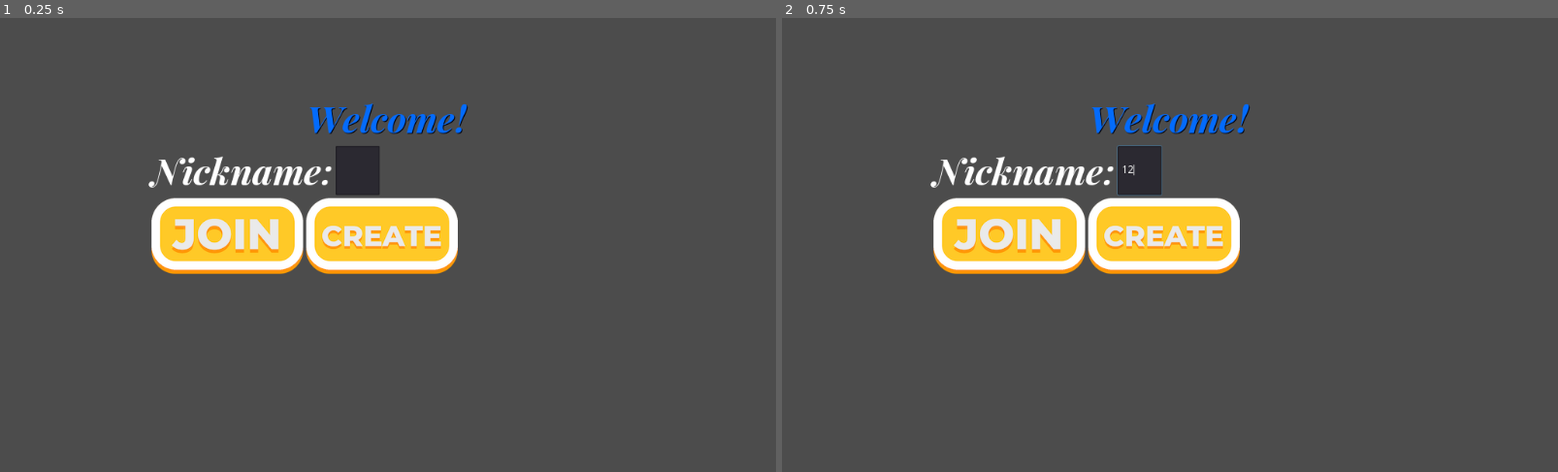
Above: before the commit, frames 1-2 (left to right).
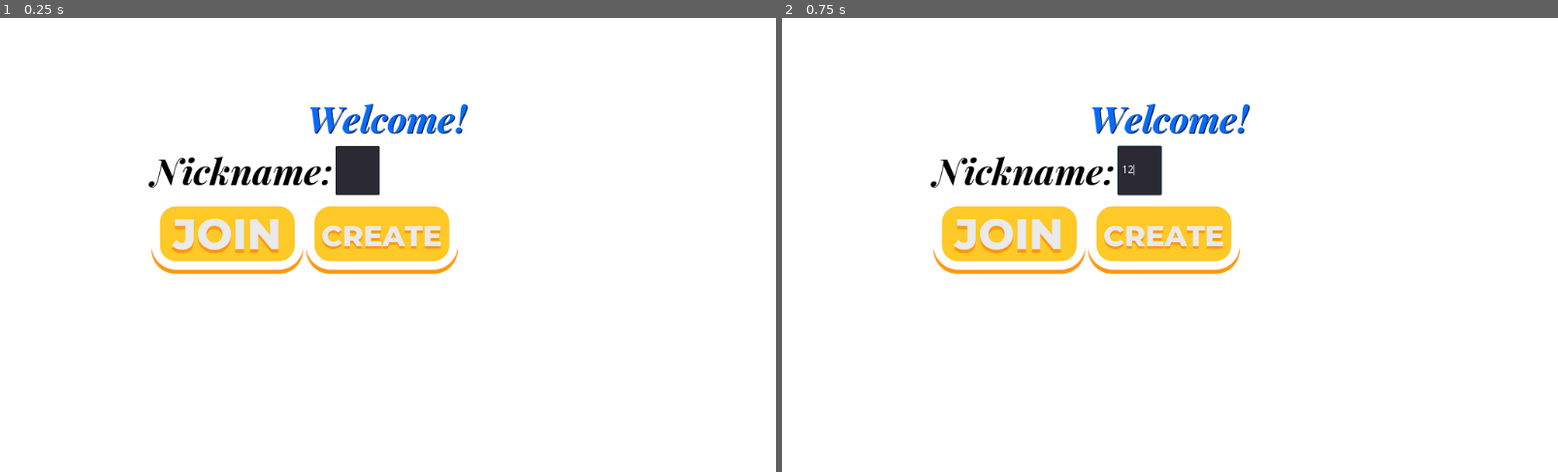
Above: after the commit, the same moments.

Repository: MonkeyTrouble-Studios/Game1
Game: Godot game, scene res://interface/Menu.tscn
The game is run twice, just before and just after one commit, with the same random seed, the same clock (stepped at 60 frames per second) and the same inputs. Before the commit the project has no main scene; this scene is started directly in both runs.
Inputs (mouse positions are in pixels of both pictures, inside the frame that each line leads up to):
- Up to frame 1 (0.25 s): no input
- Up to frame 2 (0.75 s): click (1138, 172) at 0.52 s; type "12" at 0.6 s

The runs differ from the first frame. In frame 1, 93% of the frame differs, in the area x 0-100%, y 0-100%; in frame 2, 93%.
Error before the commit: Parse Error: The identifier "Network" isn't declared in the current scope. (res://interface/Menu.gd:11)

Commit message:
added player, game, sprite animation

Diff:
--- /dev/null
+++ b/onlinegame/Game.gd
@@ -0,0 +1,20 @@
+extends Node
+var Network
+
+func _ready():
+	get_tree().connect('network_peer_disconnected', self, '_on_player_disconnected')
+	get_tree().connect('server_disconnected', self, '_on_server_disconnected')
+
+	var new_player = preload('res://player/Player.tscn').instance()
+	new_player.name = str(get_tree().get_network_unique_id())
+	new_player.set_network_master(get_tree().get_network_unique_id())
+	add_child(new_player)
+	var info = Network.self_data
+	new_player.init(info.name, info.position, false)
+
+func _on_player_disconnected(id):
+	get_node(str(id)).queue_free()
+
+func _on_server_disconnected():
+	print("Returning to lobby")
+	get_tree().change_scene('res://interface/Menu.tscn')
--- /dev/null
+++ b/onlinegame/Game.tscn
@@ -0,0 +1,6 @@
+[gd_scene load_steps=2 format=2]
+
+[ext_resource path="res://Game.gd" type="Script" id=1]
+
+[node name="Game" type="Node"]
+script = ExtResource( 1 )
--- a/onlinegame/interface/Menu.gd
+++ b/onlinegame/interface/Menu.gd
@@ -1,5 +1,6 @@
 extends Control
 
+var Network
 var _player_name = ""
 
 func _on_TextField_text_changed(new_text):
@@ -19,7 +20,3 @@
 
 func _load_game():
 	get_tree().change_scene('res://Game.tscn')
-
-
-func _on_LineEdit_text_changed(new_text):
-	_player_name = new_text
--- a/onlinegame/interface/Menu.tscn
+++ b/onlinegame/interface/Menu.tscn
@@ -45,6 +45,7 @@
 margin_right = 239.0
 margin_bottom = 65.0
 custom_fonts/font = ExtResource( 2 )
+custom_colors/font_color = Color( 0, 0, 0, 1 )
 text = "Nickname:"
 align = 1
 
@@ -70,3 +71,6 @@
 margin_bottom = 100.0
 texture_normal = ExtResource( 6 )
 texture_pressed = ExtResource( 5 )
+[connection signal="text_changed" from="VBoxContainer/HBoxContainer/LineEdit" to="." method="_on_TextField_text_changed"]
+[connection signal="pressed" from="VBoxContainer/HBoxContainer2/Join" to="." method="_on_JoinButton_pressed"]
+[connection signal="pressed" from="VBoxContainer/HBoxContainer2/Create" to="." method="_on_CreateButton_pressed"]
--- a/onlinegame/interface/fonts/PlayfairBI48.tres
+++ b/onlinegame/interface/fonts/PlayfairBI48.tres
@@ -4,4 +4,5 @@
 
 [resource]
 size = 48
+outline_color = Color( 0.968627, 0.0117647, 0.0117647, 1 )
 font_data = ExtResource( 1 )
--- /dev/null
+++ b/onlinegame/player/Player.gd
@@ -0,0 +1,96 @@
+extends KinematicBody2D
+
+var Network
+const MOVE_SPEED = 10.0
+const MAX_HP = 100
+
+enum MoveDirection { UP, DOWN, LEFT, RIGHT, NONE }
+
+puppet var puppet_position = Vector2()
+puppet var puppet_movement = MoveDirection.NONE
+
+var health_points = MAX_HP
+
+func _ready():
+	_update_health_bar()
+
+func _physics_process(delta):
+	var direction = MoveDirection.NONE
+	if is_network_master():
+		if Input.is_action_pressed('left'):
+			direction = MoveDirection.LEFT
+		elif Input.is_action_pressed('right'):
+			$Sprite/AnimationPlayer.play("LeftToRight")
+			direction = MoveDirection.RIGHT
+		elif Input.is_action_pressed('up'):
+			direction = MoveDirection.UP
+		elif Input.is_action_pressed('down'):
+			direction = MoveDirection.DOWN
+
+		rset_unreliable('puppet_position', position)
+		rset('puppet_movement', direction)
+		_move(direction)
+	else:
+		_move(puppet_movement)
+		position = puppet_position
+
+	if get_tree().is_network_server():
+		Network.update_position(int(name), position)
+
+func _move(direction):
+	match direction:
+		MoveDirection.NONE:
+			return
+		MoveDirection.UP:
+			move_and_collide(Vector2(0, -MOVE_SPEED))
+		MoveDirection.DOWN:
+			move_and_collide(Vector2(0, MOVE_SPEED))
+		MoveDirection.LEFT:
+			move_and_collide(Vector2(-MOVE_SPEED, 0))
+			_rifle_left()
+		MoveDirection.RIGHT:
+			move_and_collide(Vector2(MOVE_SPEED, 0))
+			_rifle_right()
+
+func _rifle_right():
+	$Rifle.position.x = abs($Rifle.position.x)
+	$Rifle.flip_h = false
+
+func _rifle_left():
+	$Rifle.position.x = -abs($Rifle.position.x)
+	$Rifle.flip_h = true
+
+func _update_health_bar():
+	$GUI/HealthBar.value = health_points
+
+func damage(value):
+	health_points -= value
+	if health_points <= 0:
+		health_points = 0
+		rpc('_die')
+	_update_health_bar()
+
+sync func _die():
+	$RespawnTimer.start()
+	set_physics_process(false)
+	$Rifle.set_process(false)
+	for child in get_children():
+		if child.has_method('hide'):
+			child.hide()
+	$CollisionShape2D.disabled = true
+
+func _on_RespawnTimer_timeout():
+	set_physics_process(true)
+	$Rifle.set_process(true)
+	for child in get_children():
+		if child.has_method('show'):
+			child.show()
+	$CollisionShape2D.disabled = false
+	health_points = MAX_HP
+	_update_health_bar()
+
+func init(nickname, start_position, is_puppet):
+	$GUI/Nickname.text = nickname
+	global_position = start_position
+	if is_puppet:
+		$Sprite.texture = load('res://player/sprite.png')
--- /dev/null
+++ b/onlinegame/player/Player.tscn
@@ -0,0 +1,57 @@
+[gd_scene load_steps=5 format=2]
+
+[ext_resource path="res://player/sprite.png" type="Texture" id=1]
+[ext_resource path="res://player/Player.gd" type="Script" id=2]
+
+[sub_resource type="RectangleShape2D" id=1]
+
+[sub_resource type="Animation" id=2]
+resource_name = "LeftToRight"
+tracks/0/type = "value"
+tracks/0/path = NodePath(".:position")
+tracks/0/interp = 1
+tracks/0/loop_wrap = true
+tracks/0/imported = false
+tracks/0/enabled = false
+tracks/0/keys = {
+"times": PoolRealArray( 0, 1 ),
+"transitions": PoolRealArray( 1, 1 ),
+"update": 0,
+"values": [ Vector2( 0, 0 ), Vector2( 185.084, -1.27206 ) ]
+}
+tracks/1/type = "value"
+tracks/1/path = NodePath(".:frame")
+tracks/1/interp = 1
+tracks/1/loop_wrap = true
+tracks/1/imported = false
+tracks/1/enabled = true
+tracks/1/keys = {
+"times": PoolRealArray( 0, 0.2, 0.5, 0.7 ),
+"transitions": PoolRealArray( 1, 1, 1, 1 ),
+"update": 1,
+"values": [ 0, 1, 2, 3 ]
+}
+
+[node name="Player" type="KinematicBody2D"]
+script = ExtResource( 2 )
+
+[node name="CollisionShape2D" type="CollisionShape2D" parent="."]
+shape = SubResource( 1 )
+
+[node name="Sprite" type="Sprite" parent="."]
+position = Vector2( 185.084, -1.27206 )
+texture = ExtResource( 1 )
+hframes = 4
+frame = 3
+
+[node name="AnimationPlayer" type="AnimationPlayer" parent="Sprite"]
+anims/LeftToRight = SubResource( 2 )
+
+[node name="Shadow" type="Sprite" parent="."]
+
+[node name="GUI" type="Control" parent="."]
+margin_right = 40.0
+margin_bottom = 40.0
+__meta__ = {
+"_edit_use_anchors_": false
+}
--- a/onlinegame/project.godot
+++ b/onlinegame/project.godot
@@ -16,8 +16,14 @@
 [application]
 
 config/name="Online Game"
+run/main_scene="res://interface/Menu.tscn"
 config/icon="res://icon.png"
+
+[layer_names]
+
+2d_render/layer_1=true
 
 [rendering]
 
+environment/default_clear_color=Color( 1, 1, 1, 1 )
 environment/default_environment="res://default_env.tres"
Binary file added: onlinegame/player/sprite.png
Not shown, added: onlinegame/player/sprite.png.import
